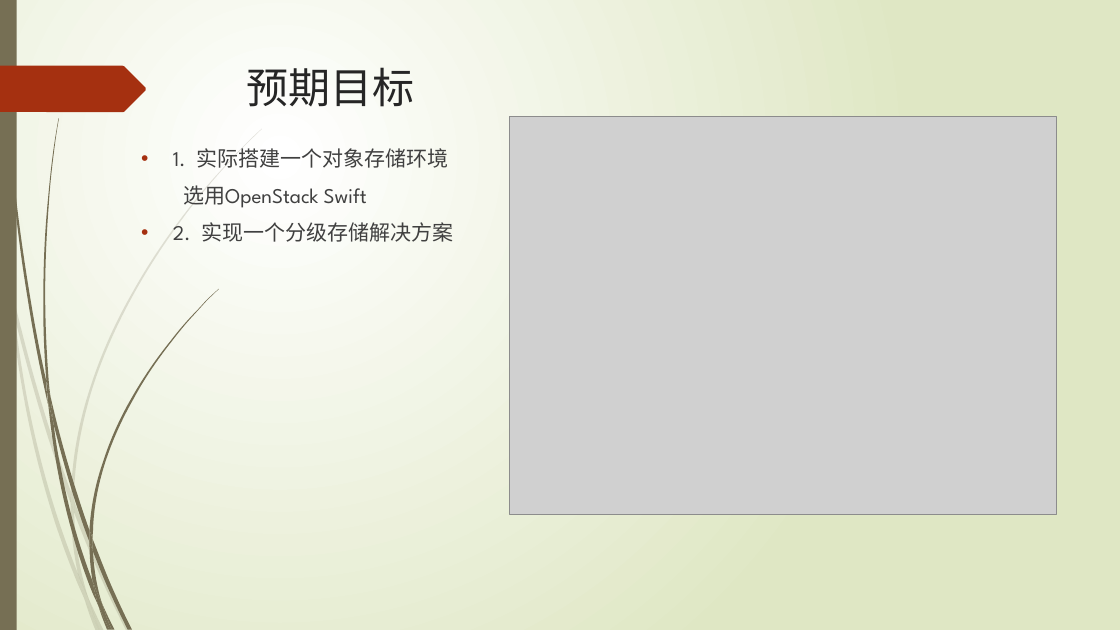
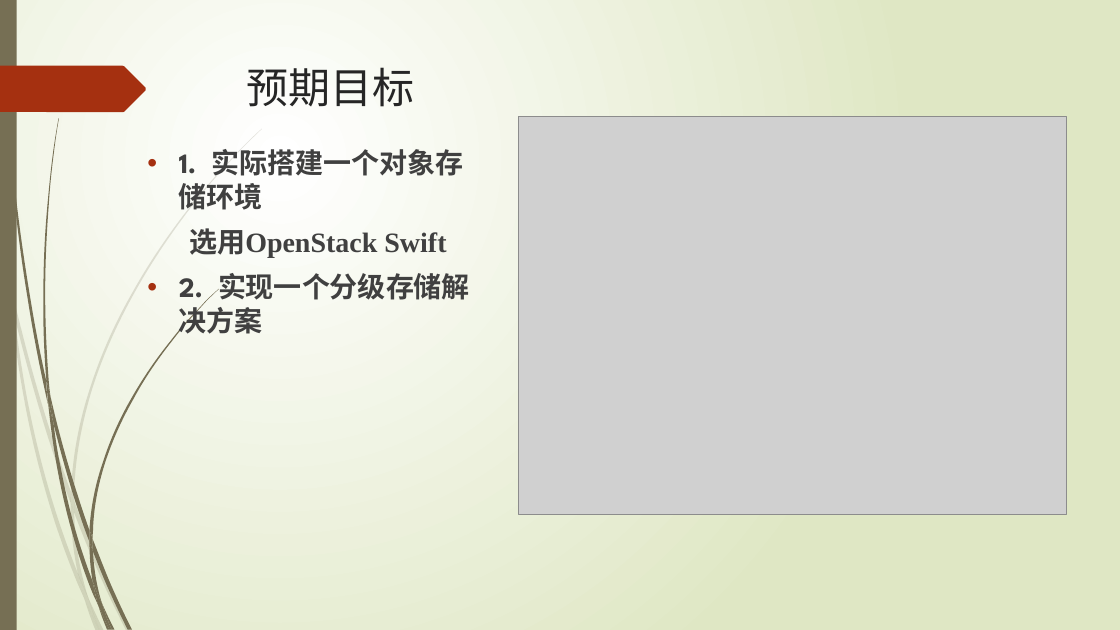
Before and after one commit to ys0232/SAIOinstall, a slide deck: slide 7 of 《海量对象文件存储》结题报告.pptx. Drawn at 1120x630 pixels with LibreOffice and Linux fonts; fonts in the diff are those of the drawing; grey boxes stand for pictures. Boxes give left, top, right and bottom in pixels: in the first picture for what was removed or moved away, otherwise in the second. Text is boxed around its words. In the diff, an @@ line names an element or a change of style, - is before the commit and + after.

```diff
--- a/《海量对象文件存储》结题报告.pptx
+++ b/《海量对象文件存储》结题报告.pptx
@@ picture: place and size @@
-picture at [509, 116, 1057, 514]
+picture at [519, 116, 1067, 514]
@@ text "1. 实际搭建一个对象存储环境" at [179, 149, 470, 334]: size 18 to 24 pt, bold on; font League Spartan to Times New Roman in "选用OpenStack Swift" @@
```
Also in this commit, not shown: 10 other slides changed, 2 slides added, 2 slides removed, 11 other files.
